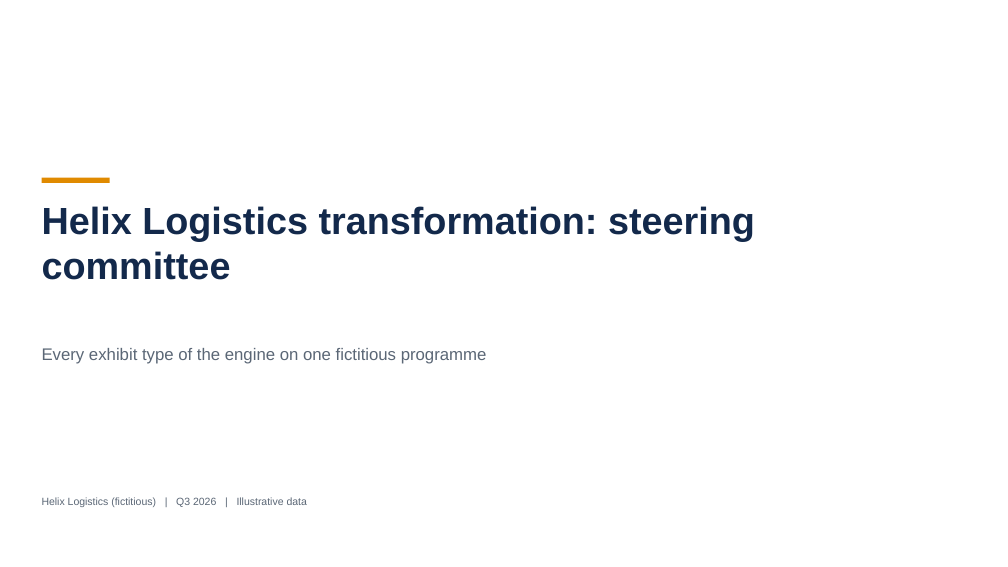
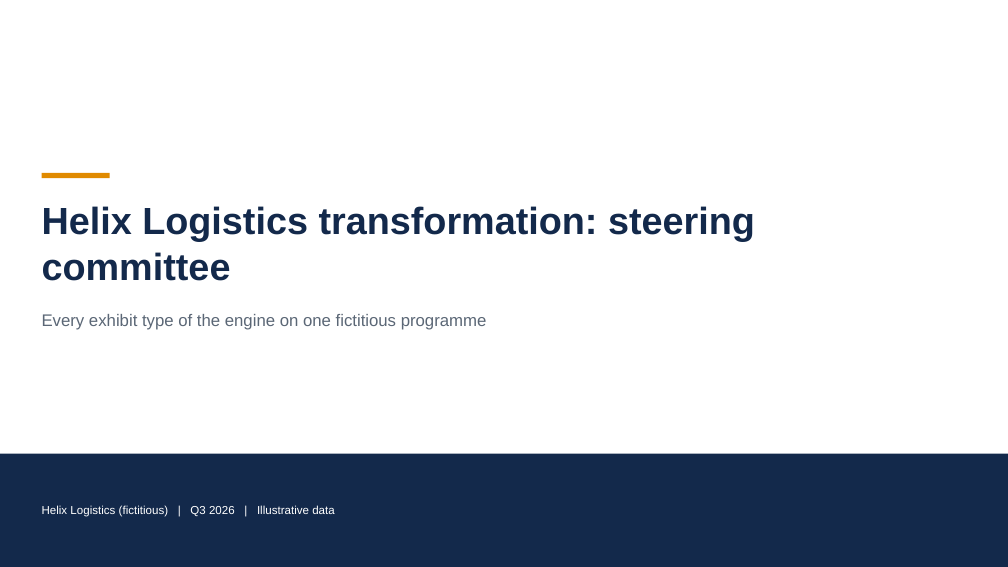
Before and after one commit to diegonievesdesantos-oss/MBBslides, a slide deck: slide 1 of examples/gallery/output/deck.pptx. Drawn at 1008x567 pixels with LibreOffice and Linux fonts; fonts in the diff are those of the drawing. Boxes give left, top, right and bottom in pixels: in the first picture for what was removed or moved away, otherwise in the second. Text is boxed around its words. In the diff, an @@ line names an element or a change of style, - is before the commit and + after.

```diff
--- a/examples/gallery/output/deck.pptx
+++ b/examples/gallery/output/deck.pptx
@@ rectangle: place and size @@
-rectangle at bbox=[42, 178, 110, 183]
+rectangle at bbox=[42, 173, 110, 178]
@@ text "Every exhibit type of the ...": place and size @@
-text "Every exhibit type of the ..." at bbox=[42, 348, 487, 364]
+text "Every exhibit type of the ..." at bbox=[42, 314, 487, 330]
@@ rectangle added at bbox=[0, 454, 1008, 567], fill #13294B @@
@@ text "Helix Logistics (fictitious) | Q3 ..." at bbox=[42, 505, 335, 517]: size 10 to 11 pt, text colour #5B6776 to #FFFFFF; vertical alignment top to middle @@
```
Also in this commit, not shown: 25 other files.
